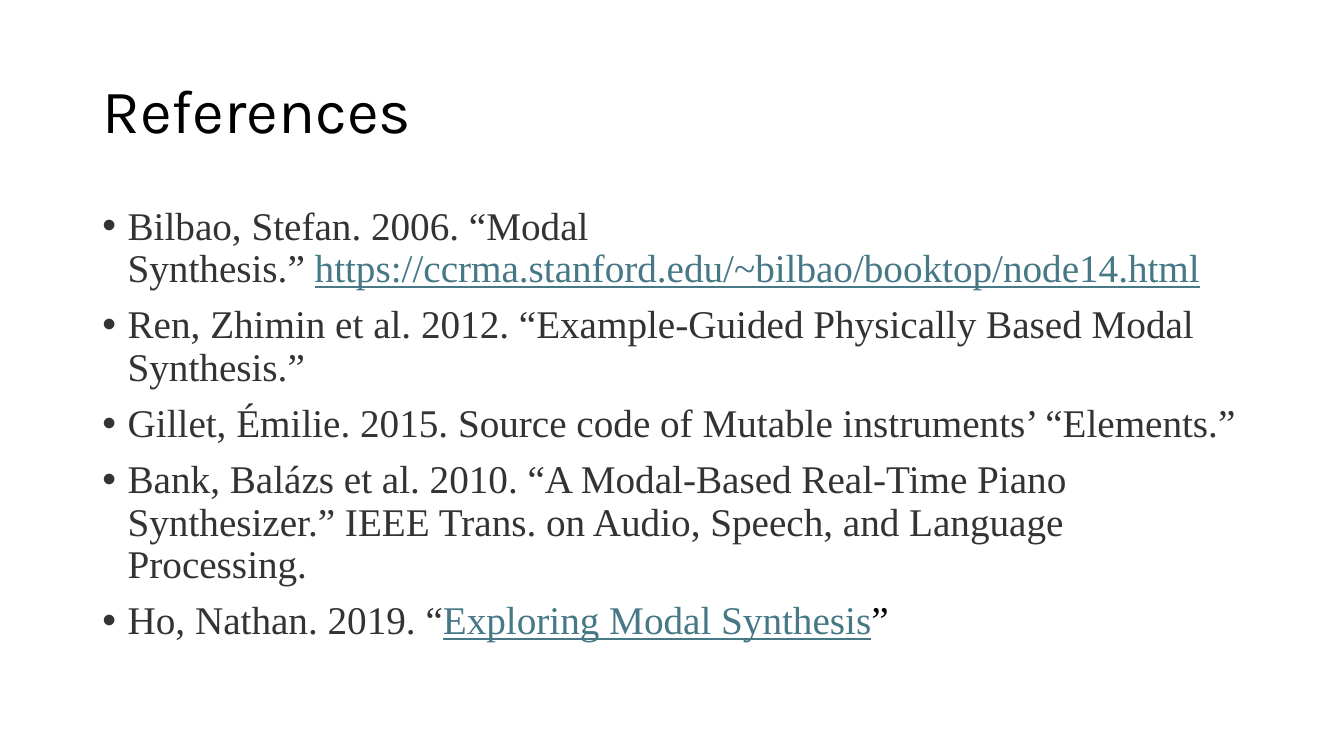
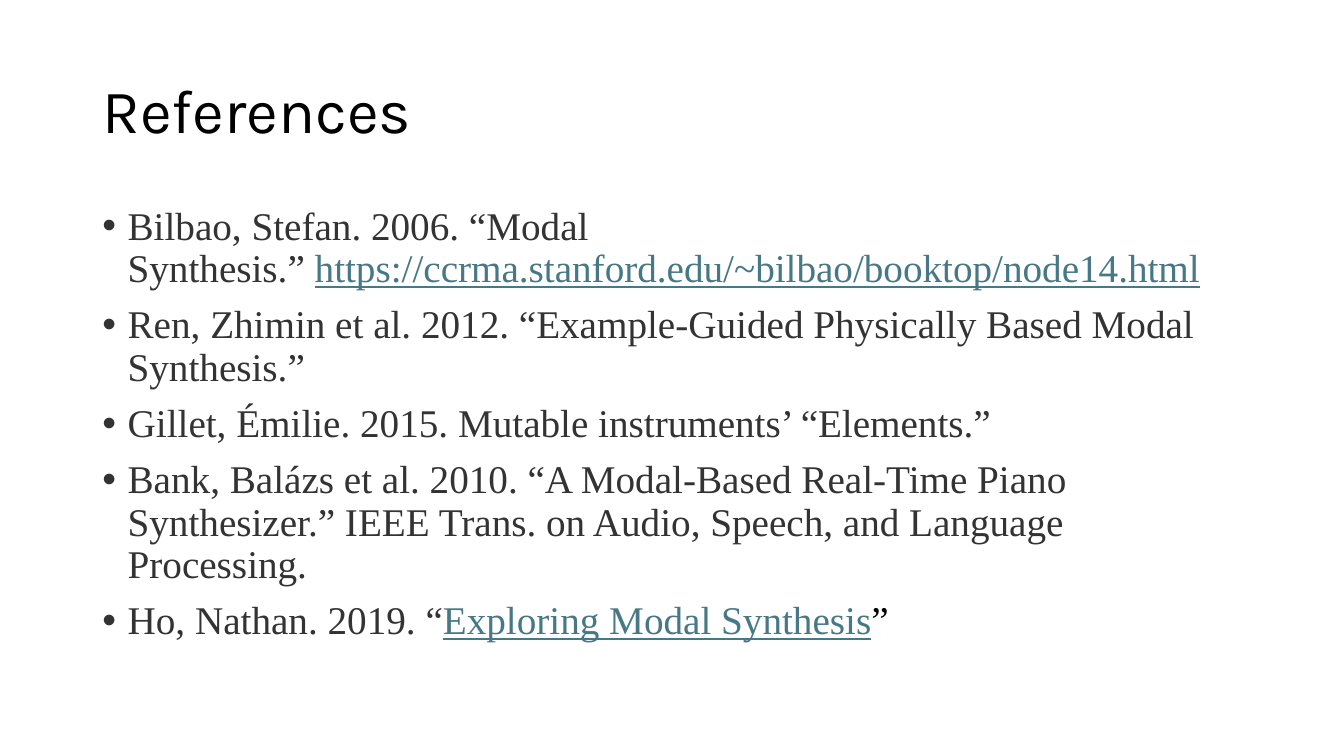
Before and after one commit to chloepxj/audio-programming-project, a slide deck: slide 8 of Demo/Audio Programming Project.pptx. Drawn at 1344x756 pixels with LibreOffice and Linux fonts; fonts in the diff are those of the drawing. Boxes give left, top, right and bottom in pixels: in the first picture for what was removed or moved away, otherwise in the second. Text is boxed around its words. In the diff, an @@ line names an element or a change of style, - is before the commit and + after.

```diff
--- a/Demo/Audio Programming Project.pptx
+++ b/Demo/Audio Programming Project.pptx
@@ text at (128, 407, 991, 443): text changed @@
-• Gillet, Émilie. 2015. Source code of Mutable instruments’ “Elements.”
+• Gillet, Émilie. 2015. Mutable instruments’ “Elements.”
```
Also in this commit, not shown: 4 other slides changed.
